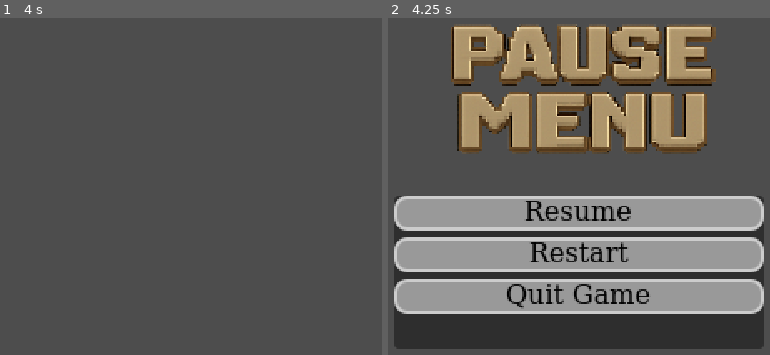
Above: before the commit, frames 1-2 (left to right).
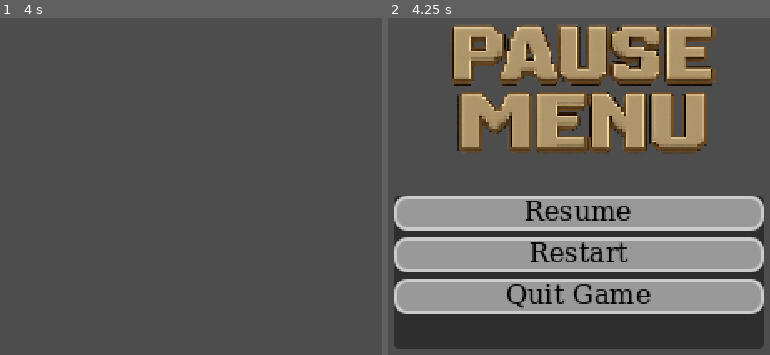
Above: after the commit, the same moments.

Repository: ruthlesscalm/dsu-gamathon-1
Game: Godot game, scene res://scenes/menus/pause_menu.tscn
The game is run twice, just before and just after one commit, with the same random seed, the same clock (stepped at 60 frames per second) and the same inputs. This scene is started directly instead of the project's main scene.
Inputs:
- Up to frame 1 (4 s): tap Enter at 0.5, 2, 3.5 s; hold D (Right) 0.53-1.28 s; tap Space (attack) at 0.6, 1.25, 1.35, 2.1, 2.75, 2.85, 3.6 s; hold S (down) 1.28-2.03 s; hold D (Right) 2.03-2.78 s; hold W (up) 2.78-3.53 s; hold A (Left) from 3.53 s (still down)
- Up to frame 2 (4.25 s): keep holding A (Left); tap Escape (esc) at 4.15 s

Frame 1 is identical in both runs. In frame 2, 0.7% of the frame differs, in the area x 40-69%, y 55-85%.

Commit message:
Update pause menu: add texture rect node and adjust font settings for improved layout

Diff:
--- a/scenes/menus/pause_menu.tscn
+++ b/scenes/menus/pause_menu.tscn
@@ -9,6 +9,9 @@
 shader_parameter/lod = 0.8470000402325
 
 [sub_resource type="FontFile" id="FontFile_gsnt3"]
+subpixel_positioning = 0
+msdf_pixel_range = 14
+msdf_size = 128
 cache/0/16/0/ascent = 0.0
 cache/0/16/0/descent = 0.0
 cache/0/16/0/underline_position = 0.0
@@ -109,6 +112,20 @@
 grow_horizontal = 2
 grow_vertical = 2
 
+[node name="TextureRect" type="TextureRect" parent="."]
+layout_mode = 1
+anchors_preset = 15
+anchor_right = 1.0
+anchor_bottom = 1.0
+offset_left = 113.0
+offset_top = -26.0
+offset_right = -108.0
+offset_bottom = -127.0
+grow_horizontal = 2
+grow_vertical = 2
+texture = ExtResource("3_gsnt3")
+expand_mode = 1
+
 [node name="PanelContainer" type="PanelContainer" parent="."]
 process_mode = 3
 layout_mode = 1
@@ -162,23 +179,9 @@
 &"": SubResource("AnimationLibrary_2wrho")
 }
 
-[node name="TextureRect" type="TextureRect" parent="."]
-layout_mode = 1
-anchors_preset = 15
-anchor_right = 1.0
-anchor_bottom = 1.0
-offset_left = 113.0
-offset_top = -26.0
-offset_right = -108.0
-offset_bottom = -127.0
-grow_horizontal = 2
-grow_vertical = 2
-texture = ExtResource("3_gsnt3")
-expand_mode = 1
-
+[connection signal="pressed" from="PanelContainer/VBoxContainer/resume" to="." method="_on_button_pressed"]
 [connection signal="pressed" from="PanelContainer/VBoxContainer/resume" to="." method="_on_resume_pressed"]
-[connection signal="pressed" from="PanelContainer/VBoxContainer/resume" to="." method="_on_button_pressed"]
+[connection signal="pressed" from="PanelContainer/VBoxContainer/restart" to="." method="_on_button_2_pressed"]
 [connection signal="pressed" from="PanelContainer/VBoxContainer/restart" to="." method="_on_restart_pressed"]
-[connection signal="pressed" from="PanelContainer/VBoxContainer/restart" to="." method="_on_button_2_pressed"]
+[connection signal="pressed" from="PanelContainer/VBoxContainer/quit" to="." method="_on_button_3_pressed"]
 [connection signal="pressed" from="PanelContainer/VBoxContainer/quit" to="." method="_on_quit_pressed"]
-[connection signal="pressed" from="PanelContainer/VBoxContainer/quit" to="." method="_on_button_3_pressed"]
